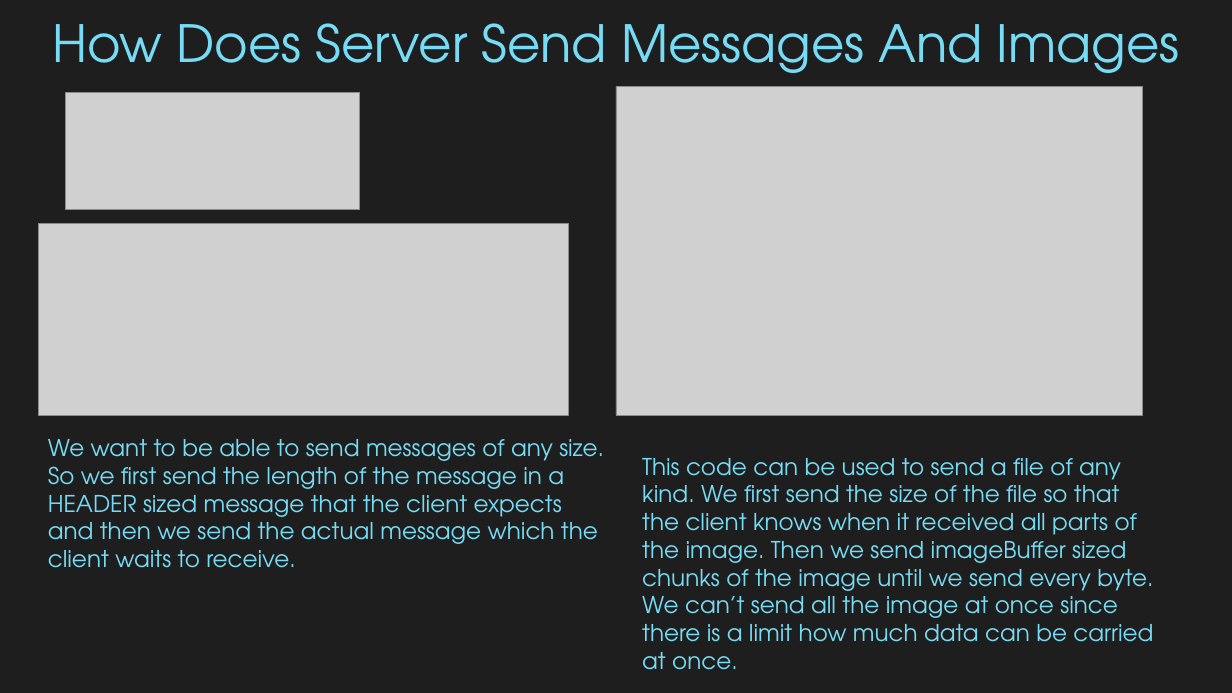
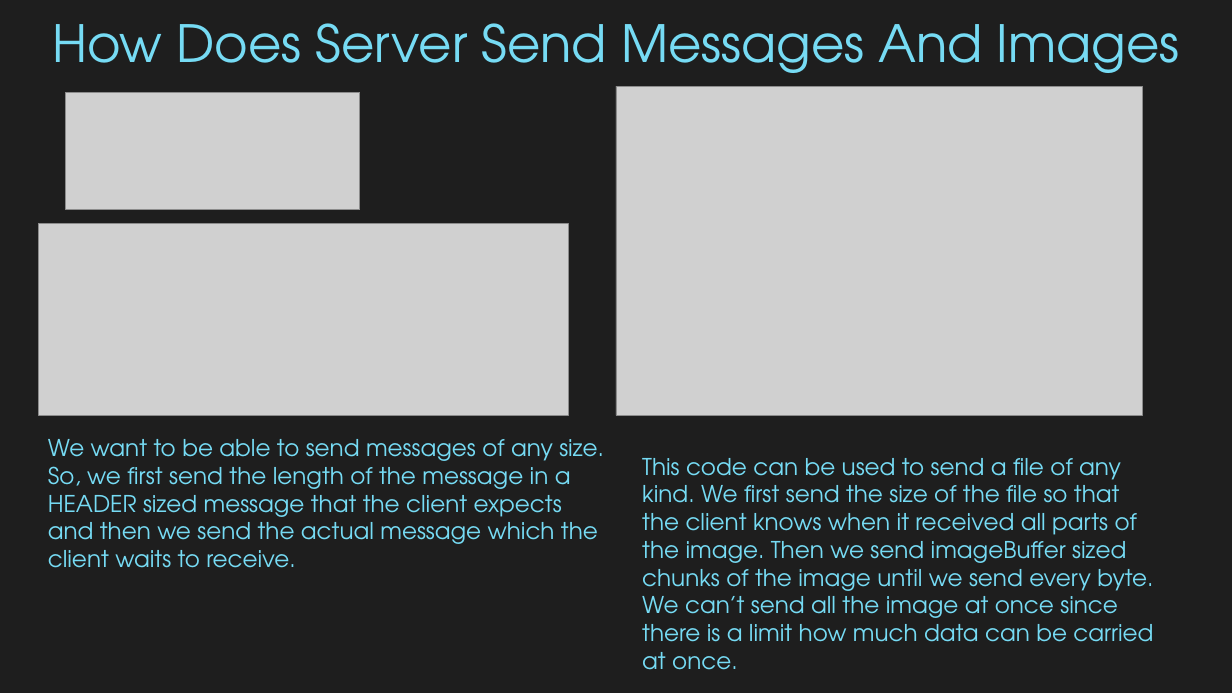
Before and after one commit to HMertAcr/TriviaGame, a slide deck: slide 4 of CMP2204 Project.pptx. Drawn at 1232x693 pixels with LibreOffice and Linux fonts; fonts in the diff are those of the drawing; grey boxes stand for pictures. Boxes give left, top, right and bottom in pixels: in the first picture for what was removed or moved away, otherwise in the second. Text is boxed around its words. In the diff, an @@ line names an element or a change of style, - is before the commit and + after.

```diff
--- a/CMP2204 Project.pptx
+++ b/CMP2204 Project.pptx
@@ text at <box>48,466,598,568</box>: text changed @@
-So we first send the length of the message in a HEADER sized message that the client expects and then we send the actual message which the client waits to receive.
+So, we first send the length of the message in a HEADER sized message that the client expects and then we send the actual message which the client waits to receive.
```
Also in this commit, not shown: 3 other files.
